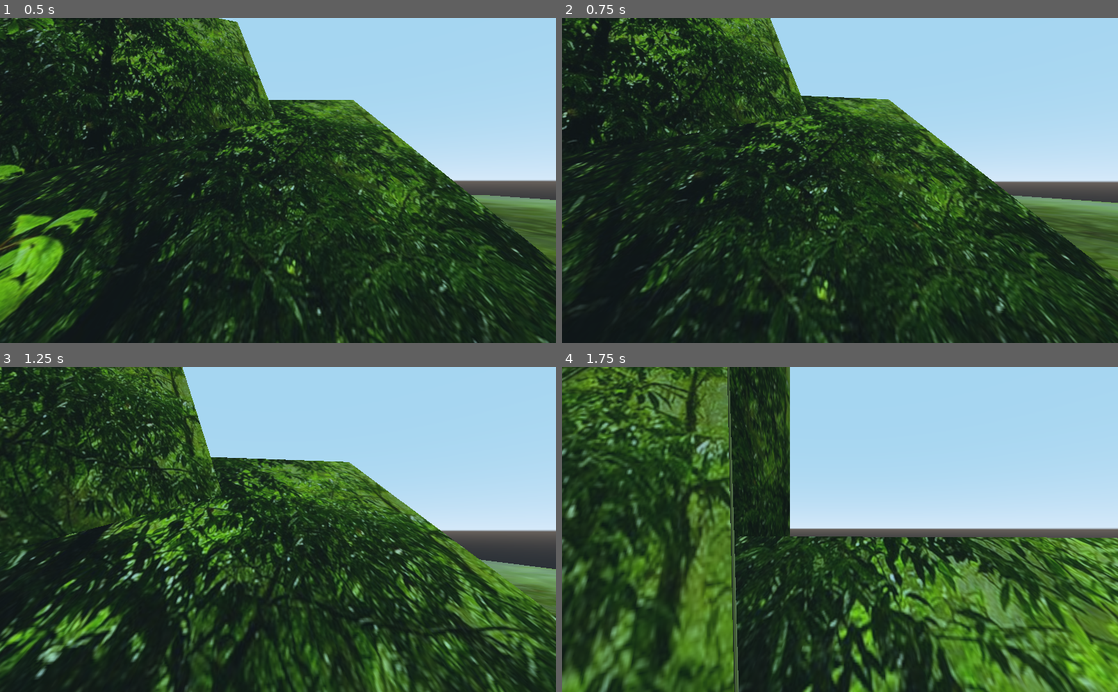
Above: before the commit, frames 1-4 (two rows, left to right).
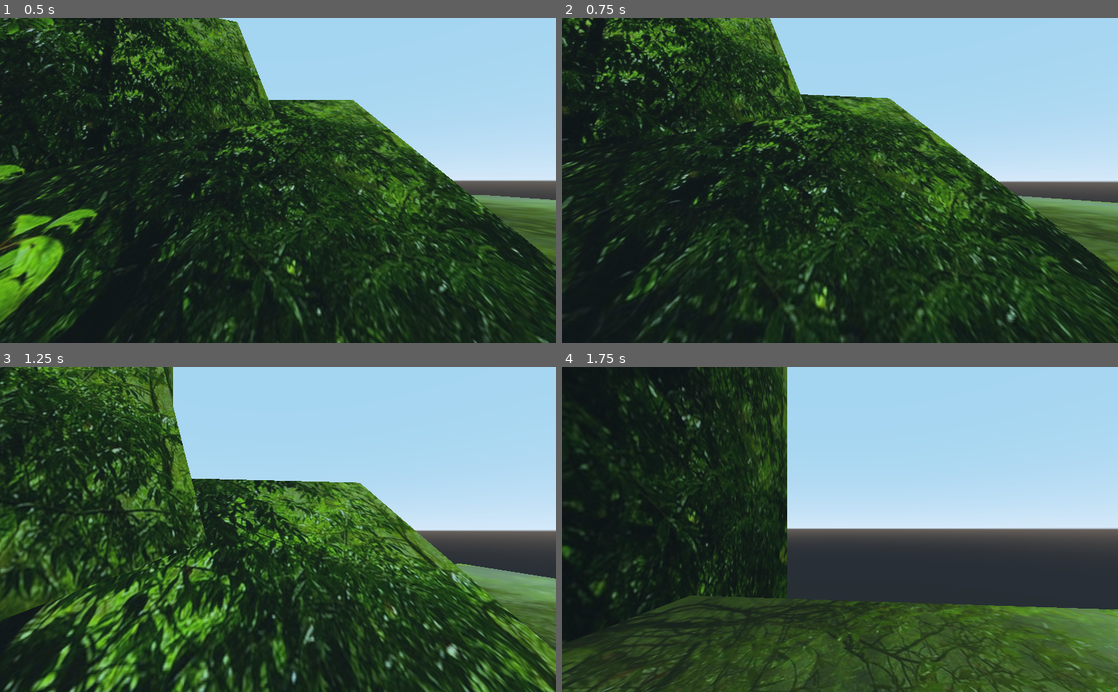
Above: after the commit, the same moments.

Repository: Gamepro5/Custom_Godot_3D_KinematicBody_Controller
Game: Godot game, scene res://Spatial.tscn
The game is run twice, just before and just after one commit, with the same random seed, the same clock (stepped at 60 frames per second) and the same inputs.
Inputs (mouse positions are in pixels of both pictures, inside the frame that each line leads up to):
- Up to frame 1 (0.5 s): no input
- Up to frame 2 (0.75 s): tap Enter at 0.5 s; move the mouse to (867, 180) at 0.52 s; press the mouse at (867, 180) at 0.53 s; hold W (move_forward) from 0.53 s (still down)
- Up to frame 3 (1.25 s): keep holding W (move_forward)
- Up to frame 4 (1.75 s): keep holding W (move_forward); move the mouse to (812, 529) at 1.27 s; release the mouse at (812, 529) at 1.28 s; click (812, 529) at 1.35 s

Frame 1 is identical in both runs. In frame 2, 15% of the frame differs, in the area x 0-100%, y 0-100%; in frame 3, 41%; in frame 4, 48%.

Commit message:
Still needs some work

Diff:
--- a/KinematicBody.gd
+++ b/KinematicBody.gd
@@ -7,13 +7,14 @@
 var mouse_axis := Vector2()
 var mouse_sensitivity = 12.0
 var acceleration = 5;
-var gravity = 0.2;
+var gravity = 30;
 var max_slope_angle = 89;
+var on_floor = false;
 var collision_normal = Vector3(0,1,0);
 onready var head: Spatial = $Head
 onready var cam: Camera = $Head/Camera
 
-var speed = 0.1
+var speed = 15
 
 
 # Called when the node enters the scene tree for the first time.
@@ -76,21 +77,31 @@
 	velocity.y = tempVel
 
 	#print(Vector3(0,1,0).angle_to(Vector3(0.5,0.5,0)))
-	var col = move_and_collide(velocity, false, false)
-	print(Vector3(velocity.x,0,velocity.z).length(), "  ", velocity)
+	var col = move_and_collide(velocity*delta, false, false, true)
+	print(Vector3(velocity.x,0,velocity.z).length(), "  ", on_floor, "  " , velocity)
 
 	if col:
+		#print(rad2deg(Vector3(0,1,0).angle_to(col.normal)))
 		if (rad2deg(Vector3(0,1,0).angle_to(col.normal)) <= max_slope_angle):
+			move_and_collide(velocity*delta, false, false)
 			collision_normal = col.normal
+		else:
+			velocity = move_and_slide(velocity)
+	else:
+		velocity = move_and_slide(velocity)
 
+	# SNAP CODE on floor?
+	#var col2 = move_and_collide(-collision_normal, false, false, true)
+	var col2 = move_and_collide(-collision_normal, false, false, true)
+	if col2:
+		#print(rad2deg(Vector3(0,1,0).angle_to(col2.normal)))
+		if (rad2deg(Vector3(0,1,0).angle_to(col2.normal)) <= max_slope_angle):
 
-	var col2 = move_and_collide(Vector3.DOWN*3, false, false, true)
-	if col2:
-
-		if (rad2deg(Vector3(0,1,0).angle_to(col2.normal)) <= max_slope_angle):
 			collision_normal = col2.normal
+			on_floor = true;
 			velocity.y = (-1/collision_normal.y) * ((velocity.x * collision_normal.x)+(velocity.z * collision_normal.z))
-
+		else:
+			on_floor = false;
 	else:
-
+		on_floor = false;
 		velocity.y -= gravity * delta;
--- a/Spatial.tscn
+++ b/Spatial.tscn
@@ -11,7 +11,8 @@
 
 [sub_resource type="BoxShape" id=3]
 
-[sub_resource type="CapsuleShape" id=4]
+[sub_resource type="CylinderShape" id=4]
+height = 4.0
 
 [node name="Spatial" type="Spatial"]
 
@@ -71,7 +72,6 @@
 script = ExtResource( 1 )
 
 [node name="CollisionShape" type="CollisionShape" parent="KinematicBody"]
-transform = Transform( 1, 0, 0, 0, -4.37114e-08, -1, 0, 1, -4.37114e-08, 0, 0, 0 )
 shape = SubResource( 4 )
 
 [node name="Head" type="Spatial" parent="KinematicBody"]
@@ -87,3 +87,6 @@
 
 [node name="RayCast" type="RayCast" parent="."]
 transform = Transform( 0.932223, -0.361885, 0, 0.361885, 0.932223, 0, 0, 0, 1, 0, 0, 0 )
+
+[node name="Camera" type="Camera" parent="."]
+transform = Transform( 1, 0, 0, 0, 1, 0, 0, 0, 1, 3.421, 2.353, 24.149 )
